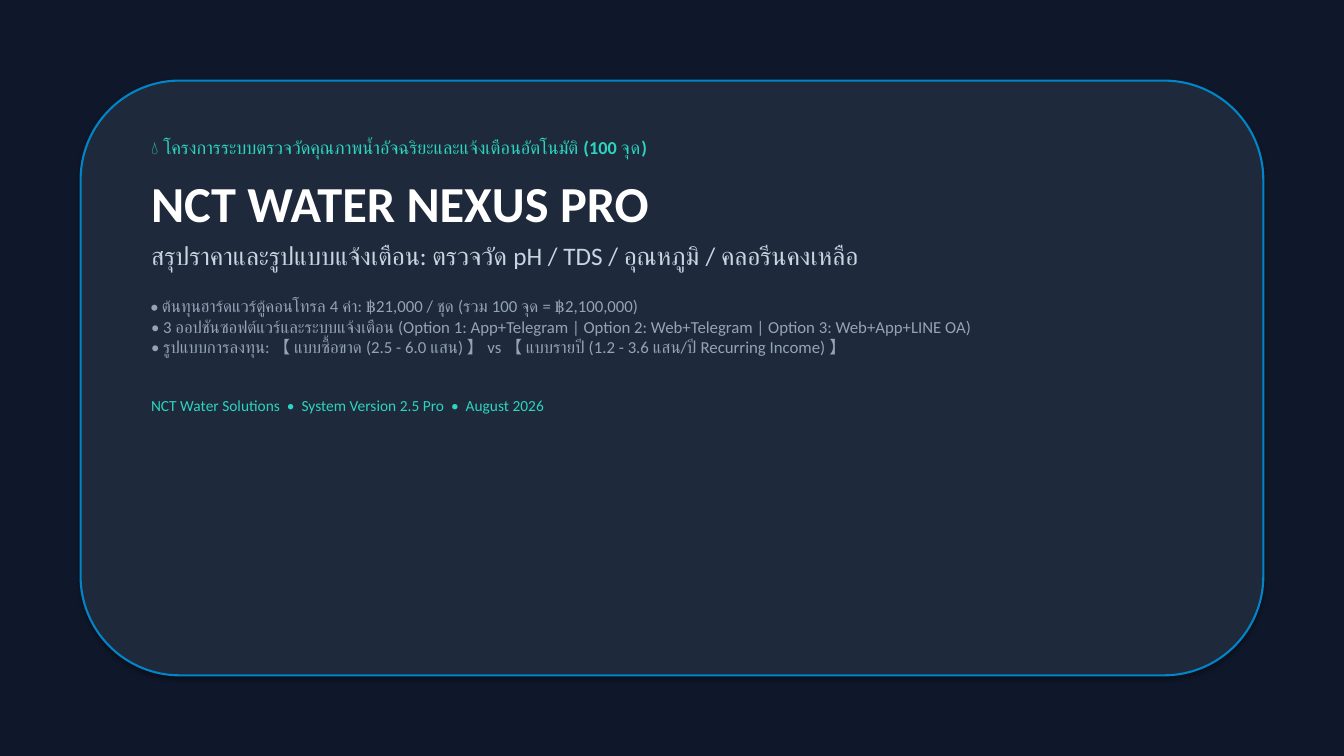
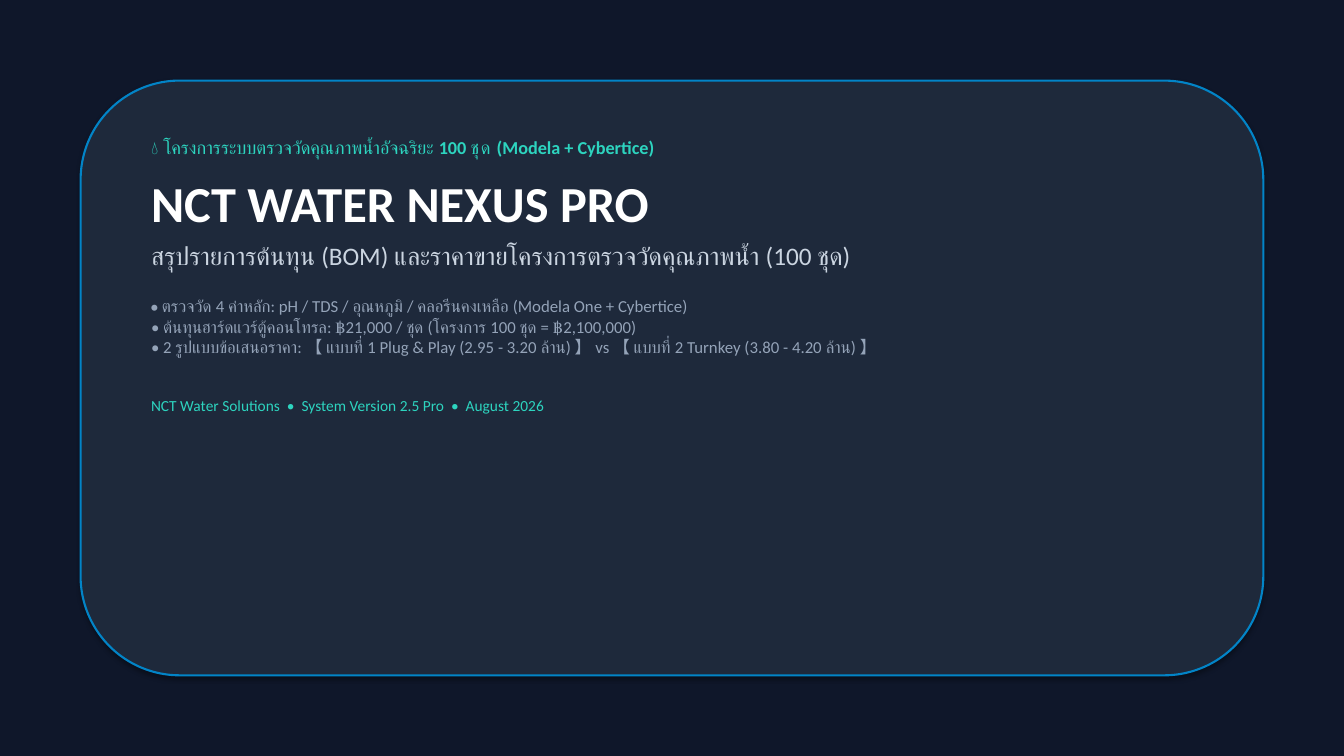
Before and after one commit to WoobWarb/nct-water-nexus, a slide deck: slide 1 of NCT_Water_Nexus_Report_and_Pricing.pptx. Drawn at 1344x756 pixels with LibreOffice and Linux fonts; fonts in the diff are those of the drawing. Boxes give left, top, right and bottom in pixels: in the first picture for what was removed or moved away, otherwise in the second. Text is boxed around its words. In the diff, an @@ line names an element or a change of style, - is before the commit and + after.

```diff
--- a/NCT_Water_Nexus_Report_and_Pricing.pptx
+++ b/NCT_Water_Nexus_Report_and_Pricing.pptx
@@ text at [163, 140, 655, 160]: text changed @@
-💧 โครงการระบบตรวจวัดคุณภาพน้ำอัจฉริยะและแจ้งเตือนอัตโนมัติ (100 จุด)
+💧 โครงการระบบตรวจวัดคุณภาพน้ำอัจฉริยะ 100 ชุด (Modela + Cybertice)
@@ text at [151, 246, 877, 358]: text changed @@
-สรุปราคาและรูปแบบแจ้งเตือน: ตรวจวัด pH / TDS / อุณหภูมิ / คลอรีนคงเหลือ
-• ต้นทุนฮาร์ดแวร์ตู้คอนโทรล 4 ค่า: ฿21,000 / ชุด (รวม 100 จุด = ฿2,100,000)
-• 3 ออปชันซอฟต์แวร์และระบบแจ้งเตือน (Option 1: App+Telegram | Option 2: Web+Telegram | Option 3: Web+App+LINE OA)
-• รูปแบบการลงทุน: 【 แบบซื้อขาด (2.5 - 6.0 แสน) 】 vs 【 แบบรายปี (1.2 - 3.6 แสน/ปี Recurring Income) 】
+สรุปรายการต้นทุน (BOM) และราคาขายโครงการตรวจวัดคุณภาพน้ำ (100 ชุด)
+• ตรวจวัด 4 ค่าหลัก: pH / TDS / อุณหภูมิ / คลอรีนคงเหลือ (Modela One + Cybertice)
+• ต้นทุนฮาร์ดแวร์ตู้คอนโทรล: ฿21,000 / ชุด (โครงการ 100 ชุด = ฿2,100,000)
+• 2 รูปแบบข้อเสนอราคา: 【 แบบที่ 1 Plug & Play (2.95 - 3.20 ล้าน) 】 vs 【 แบบที่ 2 Turnkey (3.80 - 4.20 ล้าน) 】
```
Also in this commit, not shown: 6 other slides changed, 1 slide added, 1 slide removed, 1 other file.
